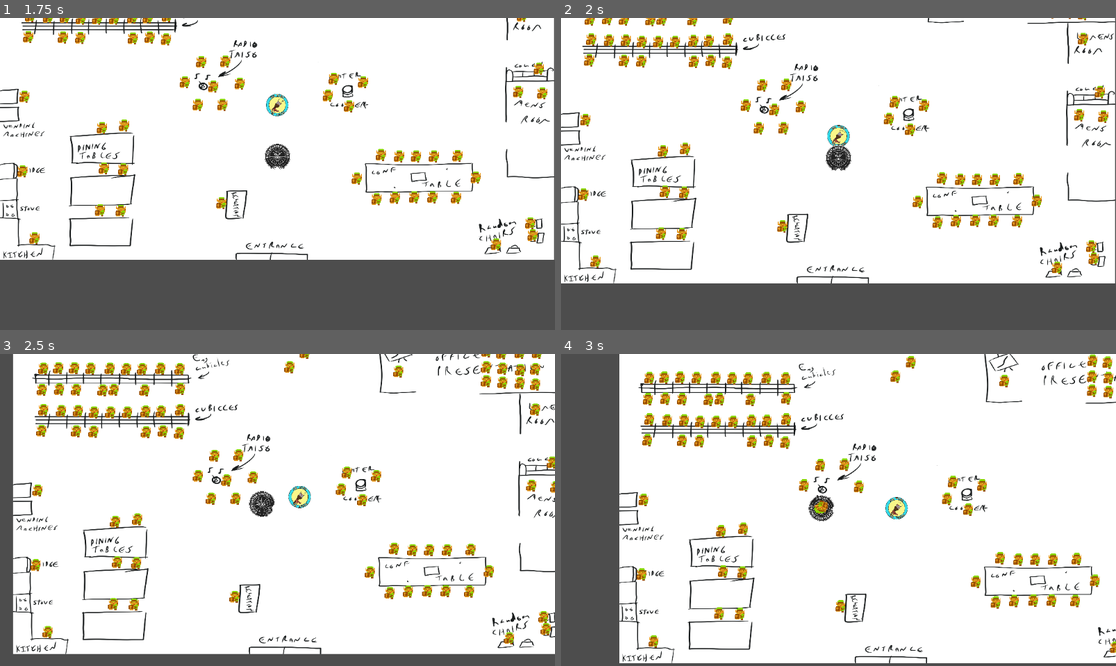
Above: before the commit, frames 1-4 (two rows, left to right).
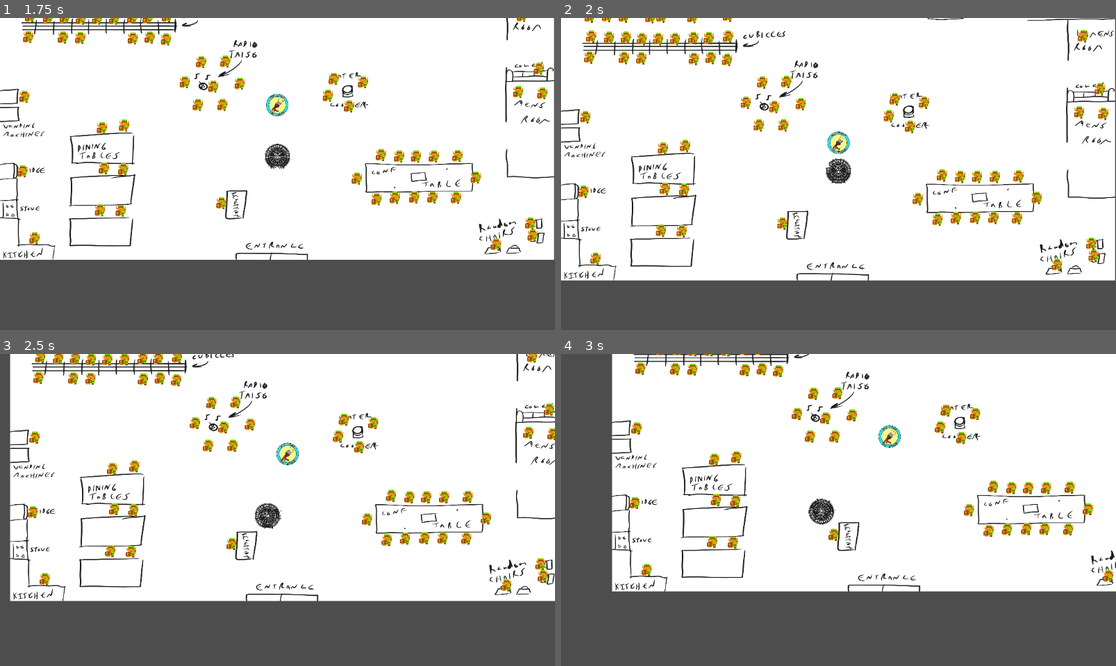
Above: after the commit, the same moments.

Repository: corincerami/union-katamari
Game: Godot game, scene res://main.tscn
Two runs of this game, one before a commit and one after it. Both use one fixed random seed, a clock stepped at 60 frames per second and the inputs below.
Inputs:
- Up to frame 1 (1.75 s): hold Up (ui_up) from 0.53 s (still down)
- Up to frame 2 (2 s): keep holding Up (ui_up)
- Up to frame 3 (2.5 s): release Up (ui_up) at 2.03 s; hold Left (ui_left) from 2.03 s (still down)
- Up to frame 4 (3 s): keep holding Left (ui_left)

Frame 1 is identical in both runs. In frame 2, 11% of the frame differs, in the area x 0-100%, y 0-86%; in frame 3, 31%; in frame 4, 33%, in the area x 9-100%, y 0-100%.

Commit message:
Knock player away when hit

Diff:
--- a/player.gd
+++ b/player.gd
@@ -58,6 +58,10 @@
 				var guy = clump[last];
 				$Sprite2D.get_child(last).queue_free();
 				guy.leave_clump()
+			var angle = position.angle_to(body.position)
+			velocity = direction * speed * -3; # x3 to make it move faster than normal speed, negative so it moves away instead of toward
+			move_and_slide()
+
 
 	var new_rotation = global_position.angle_to_point(global_position + velocity)
 	if new_rotation != $GuyAnchor.rotation:
--- a/union_buster.gd
+++ b/union_buster.gd
@@ -14,7 +14,7 @@
 func _physics_process(delta):
 	var dist_from_player = position.distance_to(player.position);
 	var dist_from_origin = position.distance_to(origin);
-	if dist_from_origin < 1 && resetting:
+	if dist_from_origin < 0.5 && resetting:
 		resetting = false;
 		$CollisionShape2D.set_deferred('disabled', false);
 	if dist_from_player < 100 && dist_from_origin < 100 && !resetting:
